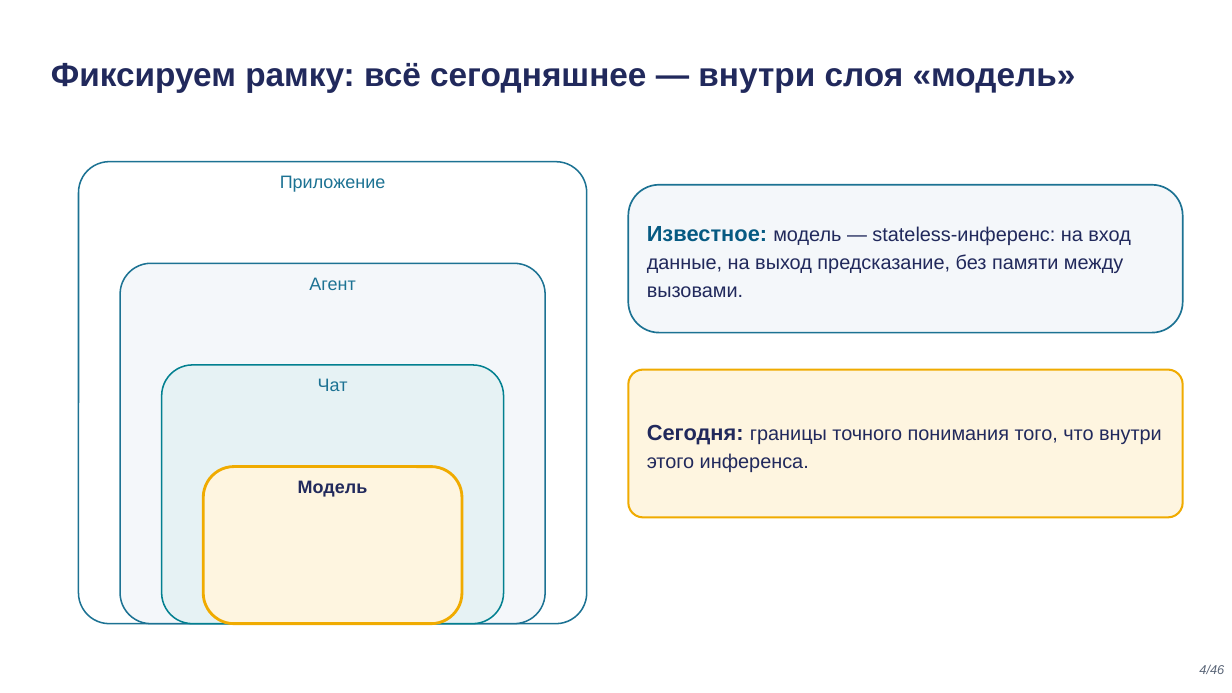
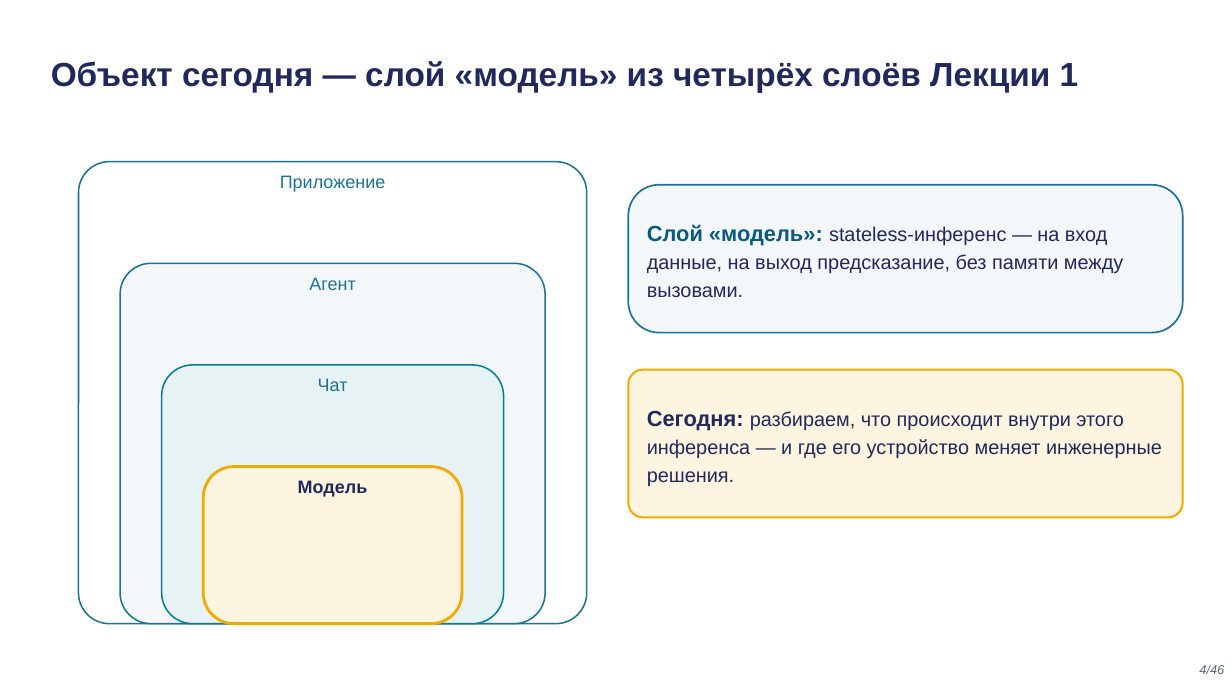
Before and after one commit to tellina-study/AI-usage-lessons, a slide deck: slide 4 of library/lectures/lec-02/rendered/lec-02.pptx. Drawn at 1232x693 pixels with LibreOffice and Linux fonts; fonts in the diff are those of the drawing. Boxes give left, top, right and bottom in pixels: in the first picture for what was removed or moved away, otherwise in the second. Text is boxed around its words. In the diff, an @@ line names an element or a change of style, - is before the commit and + after.

```diff
--- a/library/lectures/lec-02/rendered/lec-02.pptx
+++ b/library/lectures/lec-02/rendered/lec-02.pptx
@@ text at <box>51,61,1079,93</box>: text changed @@
-Фиксируем рамку: всё сегодняшнее — внутри слоя «модель»
+Объект сегодня — слой «модель» из четырёх слоёв Лекции 1
@@ text at <box>647,224,1123,297</box>: text changed @@
-Известное: модель — stateless-инференс: на вход данные, на выход предсказание, без памяти между вызовами.
+Слой «модель»: stateless-инференс — на вход данные, на выход предсказание, без памяти между вызовами.
@@ text at <box>647,410,1162,486</box>: text changed @@
-Сегодня: границы точного понимания того, что внутри этого инференса.
+Сегодня: разбираем, что происходит внутри этого инференса — и где его устройство меняет инженерные решения.
```
Also in this commit, not shown: 12 other slides changed, 24 other files.
